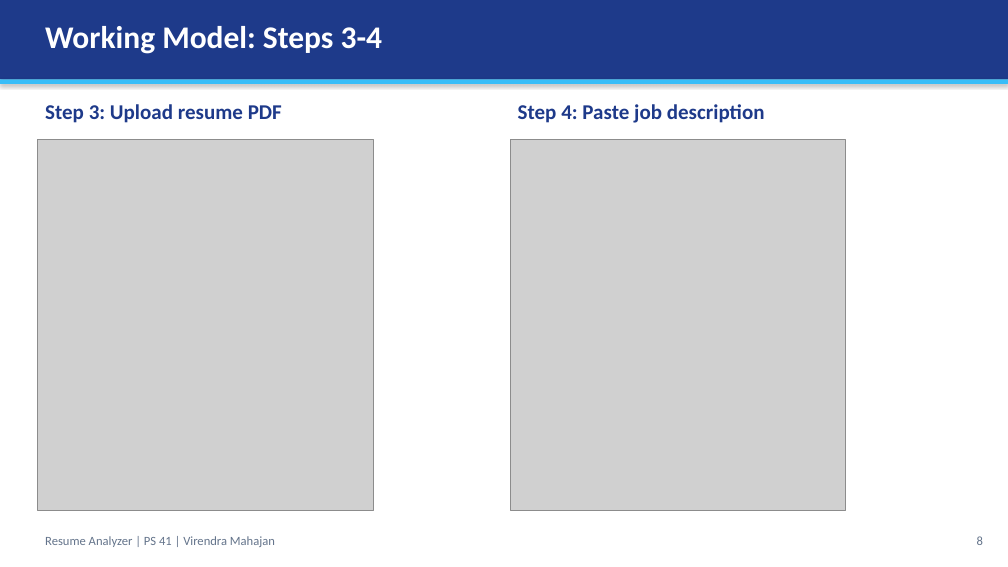
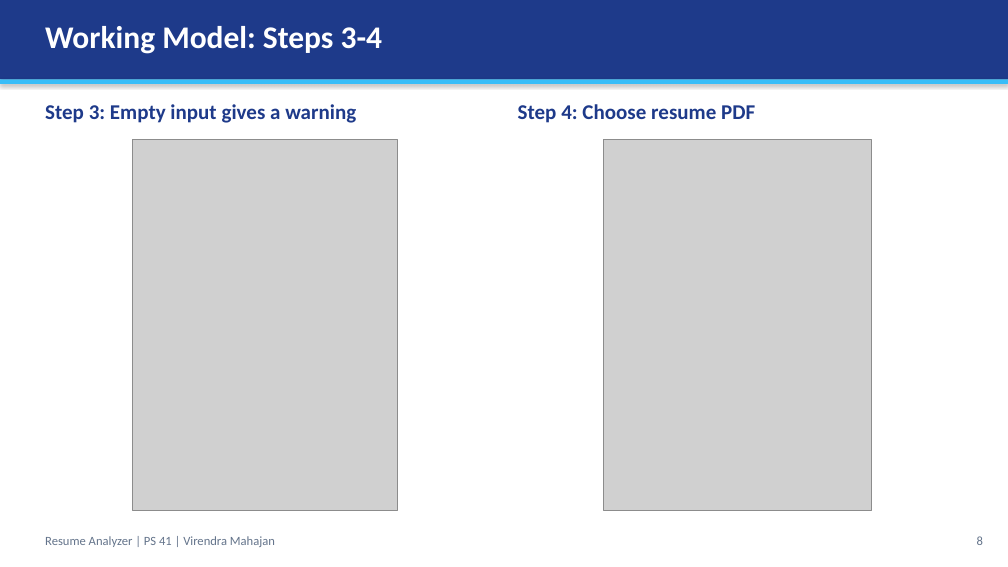
Before and after one commit to Kmennn/llm-ps41-ADT23SOCB1322, a slide deck: slide 8 of Presentation.pptx. Drawn at 1008x567 pixels with LibreOffice and Linux fonts; fonts in the diff are those of the drawing; grey boxes stand for pictures. Boxes give left, top, right and bottom in pixels: in the first picture for what was removed or moved away, otherwise in the second. Text is boxed around its words. In the diff, an @@ line names an element or a change of style, - is before the commit and + after.

```diff
--- a/Presentation.pptx
+++ b/Presentation.pptx
@@ text at [45,104,356,123]: text changed @@
-Step 3: Upload resume PDF
+Step 3: Empty input gives a warning
@@ text at [518,104,755,123]: text changed @@
-Step 4: Paste job description
+Step 4: Choose resume PDF
@@ picture: place and size @@
-picture at [38,140,373,510]
+picture at [132,140,397,510]
@@ picture: place and size @@
-picture at [510,140,845,510]
+picture at [603,140,871,510]
```
Also in this commit, not shown: 13 other slides changed, 24 other files.
